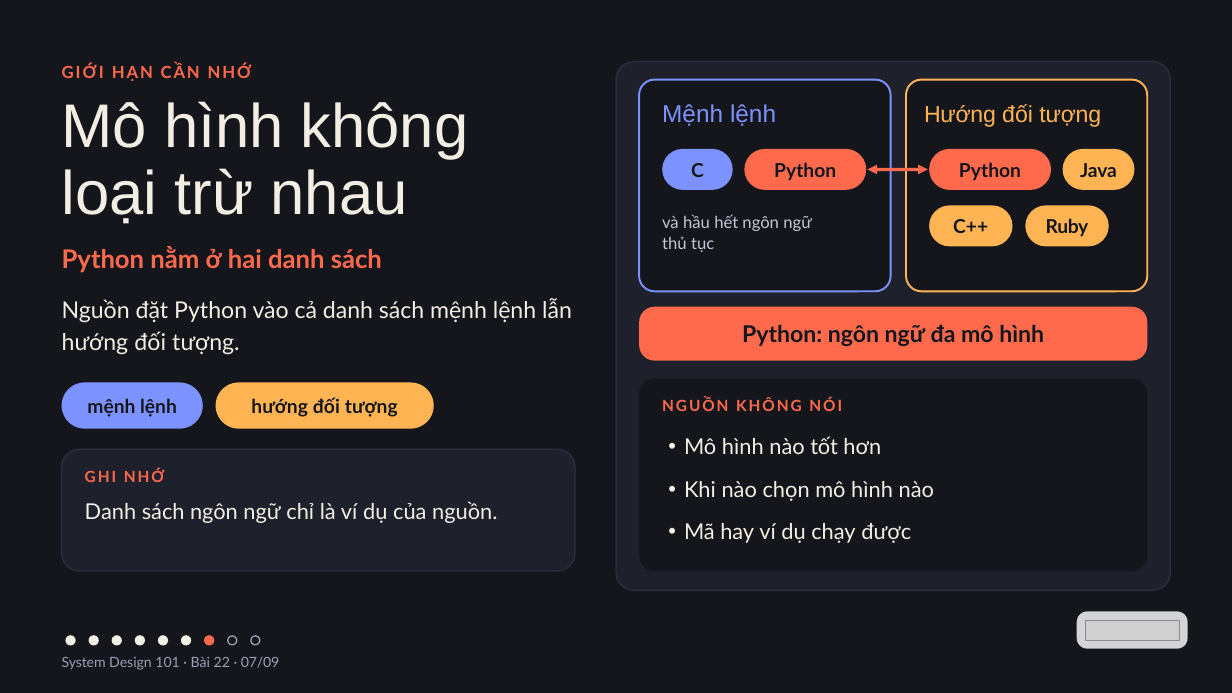
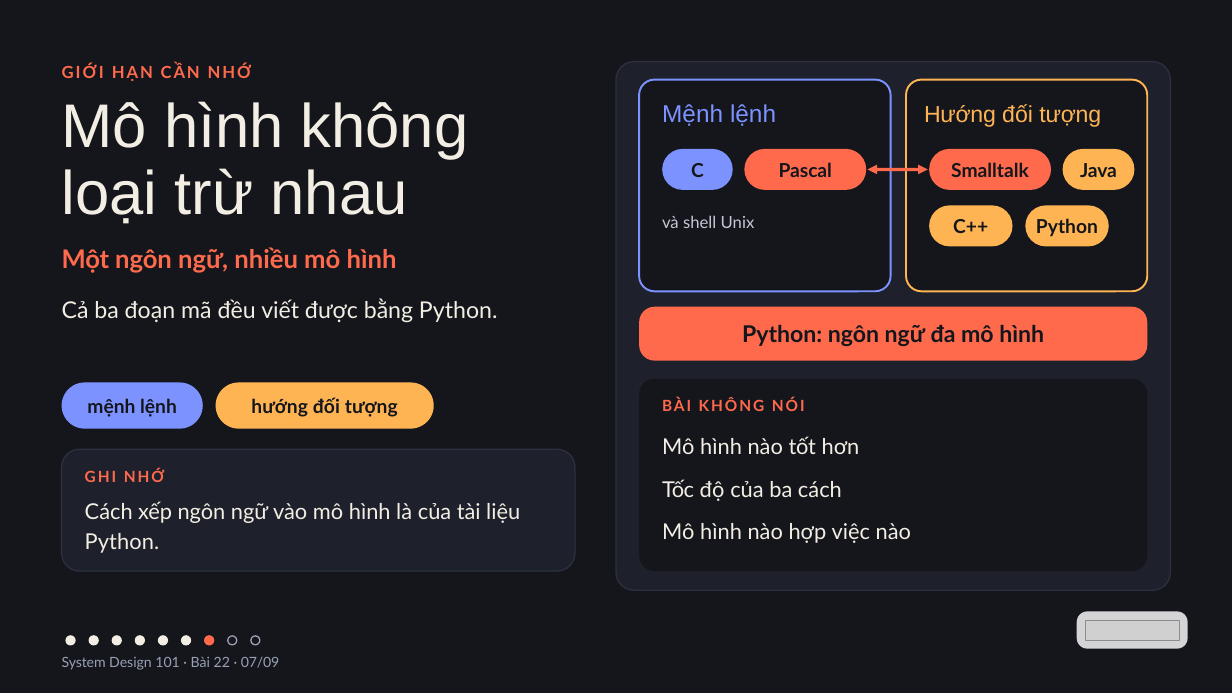
Before and after one commit to vohoailinh90/tool-marketing-studio, a slide deck: slide 7 of system-design-101/vi/lessons/sd-10-022/slides/sd-10-022.pptx. Drawn at 1232x693 pixels with LibreOffice and Linux fonts; fonts in the diff are those of the drawing; grey boxes stand for pictures. Boxes give left, top, right and bottom in pixels: in the first picture for what was removed or moved away, otherwise in the second. Text is boxed around its words. In the diff, an @@ line names an element or a change of style, - is before the commit and + after.

```diff
--- a/system-design-101/vi/lessons/sd-10-022/slides/sd-10-022.pptx
+++ b/system-design-101/vi/lessons/sd-10-022/slides/sd-10-022.pptx
@@ text in rounded rectangle at <box>779,162,832,177</box>: text changed @@
-Python
+Pascal
@@ text in rounded rectangle at <box>951,162,1029,177</box>: text changed @@
-Python
+Smalltalk
@@ text at <box>662,215,755,228</box>: text changed @@
-và hầu hết ngôn ngữ
-thủ tục
+và shell Unix
@@ text in rounded rectangle at <box>1036,218,1098,237</box>: text changed @@
-Ruby
+Python
@@ text at <box>62,247,397,273</box>: text changed @@
-Python nằm ở hai danh sách
+Một ngôn ngữ, nhiều mô hình
@@ text at <box>62,298,498,323</box>: text changed @@
-Nguồn đặt Python vào cả danh sách mệnh lệnh lẫn hướng đối tượng.
+Cả ba đoạn mã đều viết được bằng Python.
@@ text at <box>662,398,805,411</box>: text changed @@
-NGUỒN KHÔNG NÓI
+BÀI KHÔNG NÓI
@@ text at <box>662,436,860,454</box>: bullet • to none @@
@@ text at <box>662,479,911,543</box>: text changed @@
-• Khi nào chọn mô hình nào
-• Mã hay ví dụ chạy được
+Tốc độ của ba cách
+Mô hình nào hợp việc nào
@@ text at <box>85,501,520,553</box>: text changed @@
-Danh sách ngôn ngữ chỉ là ví dụ của nguồn.
+Cách xếp ngôn ngữ vào mô hình là của tài liệu Python.
```
Also in this commit, not shown: 8 other slides changed.
